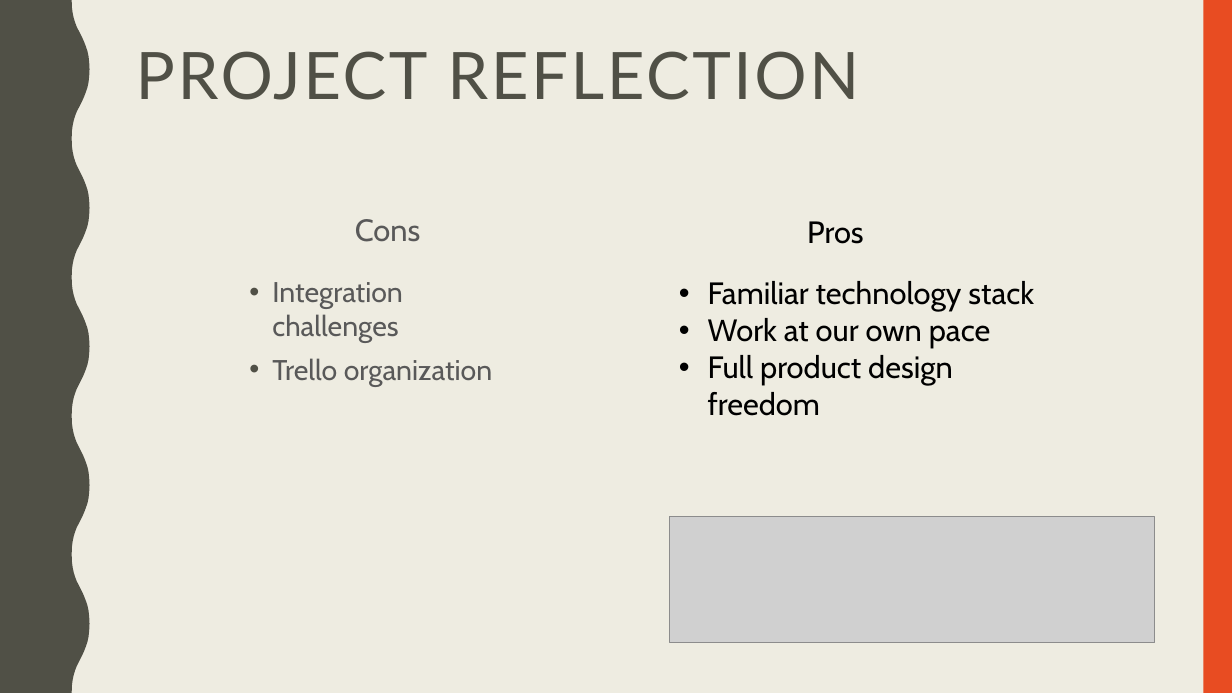
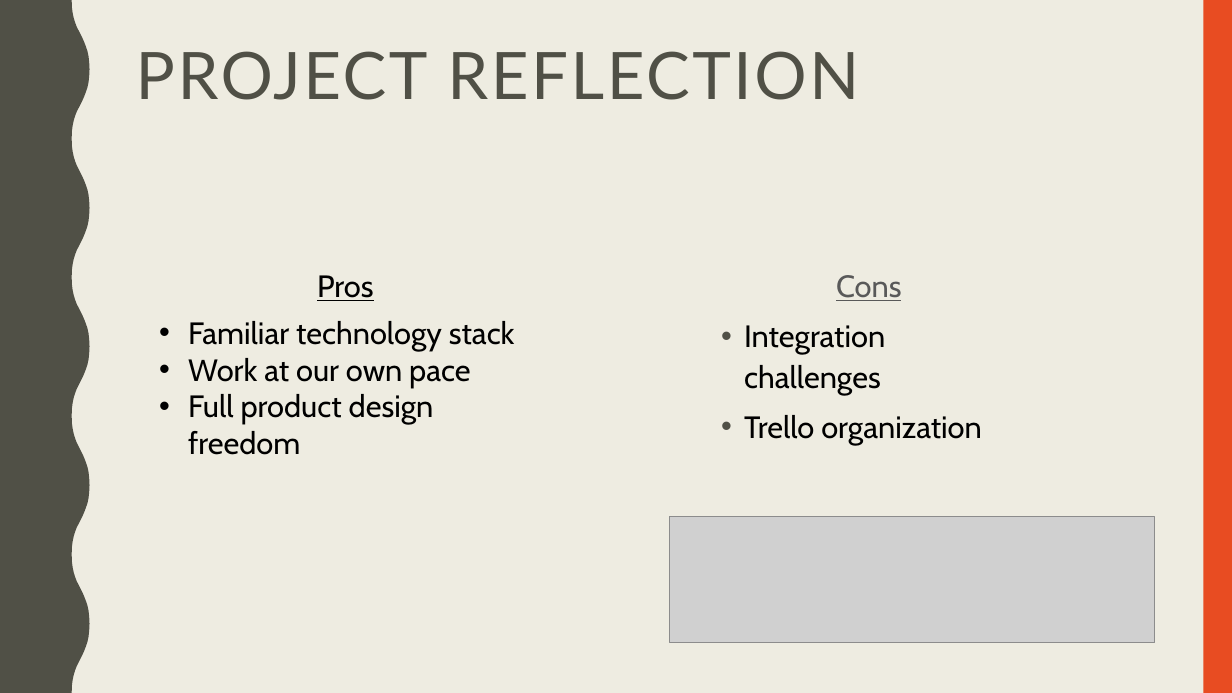
Before and after one commit to magabrin/cs1530-Rate-My-Slumlord, a slide deck: slide 7 of RateMySlumlord-FinalDemo.pptx. Drawn at 1232x693 pixels with LibreOffice and Linux fonts; fonts in the diff are those of the drawing; grey boxes stand for pictures. Boxes give left, top, right and bottom in pixels: in the first picture for what was removed or moved away, otherwise in the second. Text is boxed around its words. In the diff, an @@ line names an element or a change of style, - is before the commit and + after.

```diff
--- a/RateMySlumlord-FinalDemo.pptx
+++ b/RateMySlumlord-FinalDemo.pptx
@@ text "Pros" at [317, 275, 374, 301]: underline on @@
@@ text "Pros": place and size @@
-text "Pros" at [807, 221, 864, 244]
+text "Pros" at [317, 275, 374, 301]
@@ text "Cons": place and size @@
-text "Cons" at [355, 219, 420, 242]
+text "Cons" at [836, 275, 901, 301]
@@ text "Cons" at [836, 275, 901, 301]: underline on @@
@@ text "Familiar technology stack": place and size @@
-text "Familiar technology stack" at [708, 281, 1034, 385]
+text "Familiar technology stack" at [188, 321, 515, 424]
@@ text "Integration challenges": place and size @@
-text "Integration challenges" at [272, 282, 492, 387]
+text "Integration challenges" at [744, 325, 982, 444]
@@ text "Integration challenges" at [744, 325, 982, 444]: size 22.2 to 24 pt, text colour #595959 to #000000; line spacing 1 to 1.1 @@
```
Also in this commit, not shown: 2 other slides changed.
